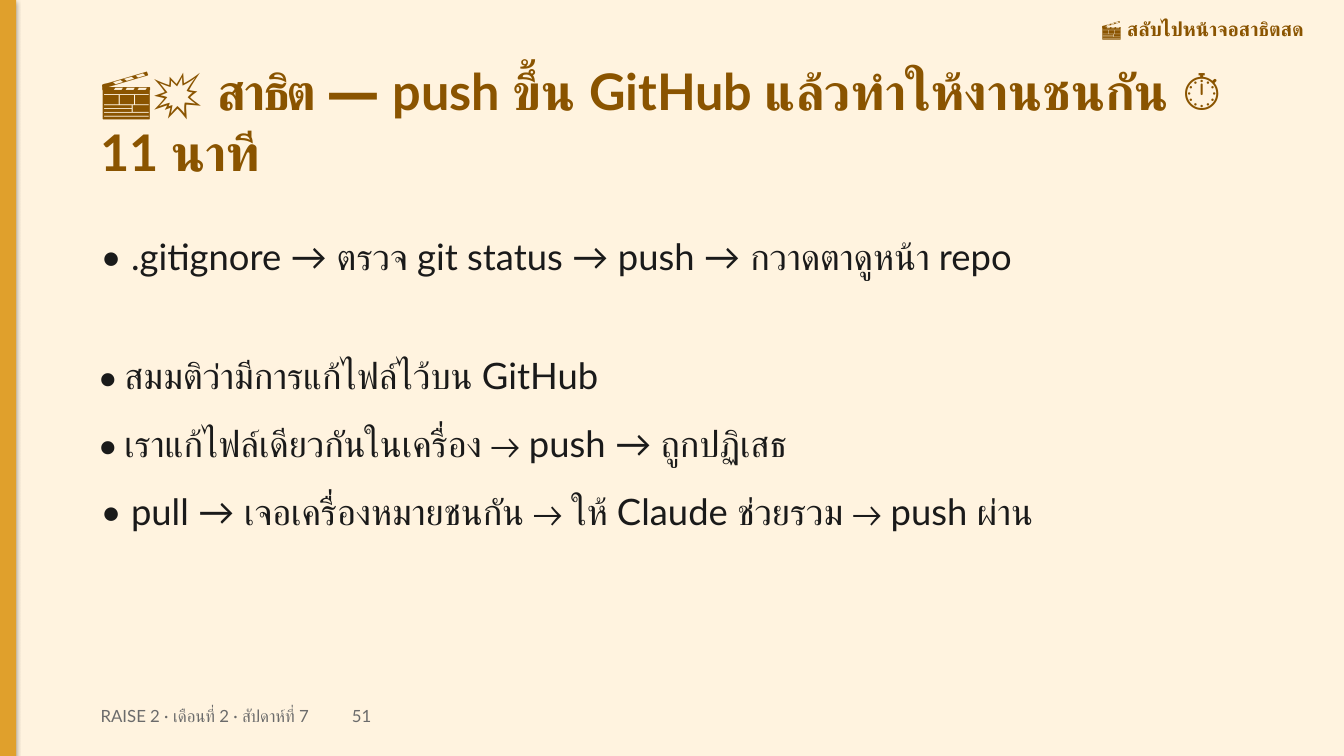
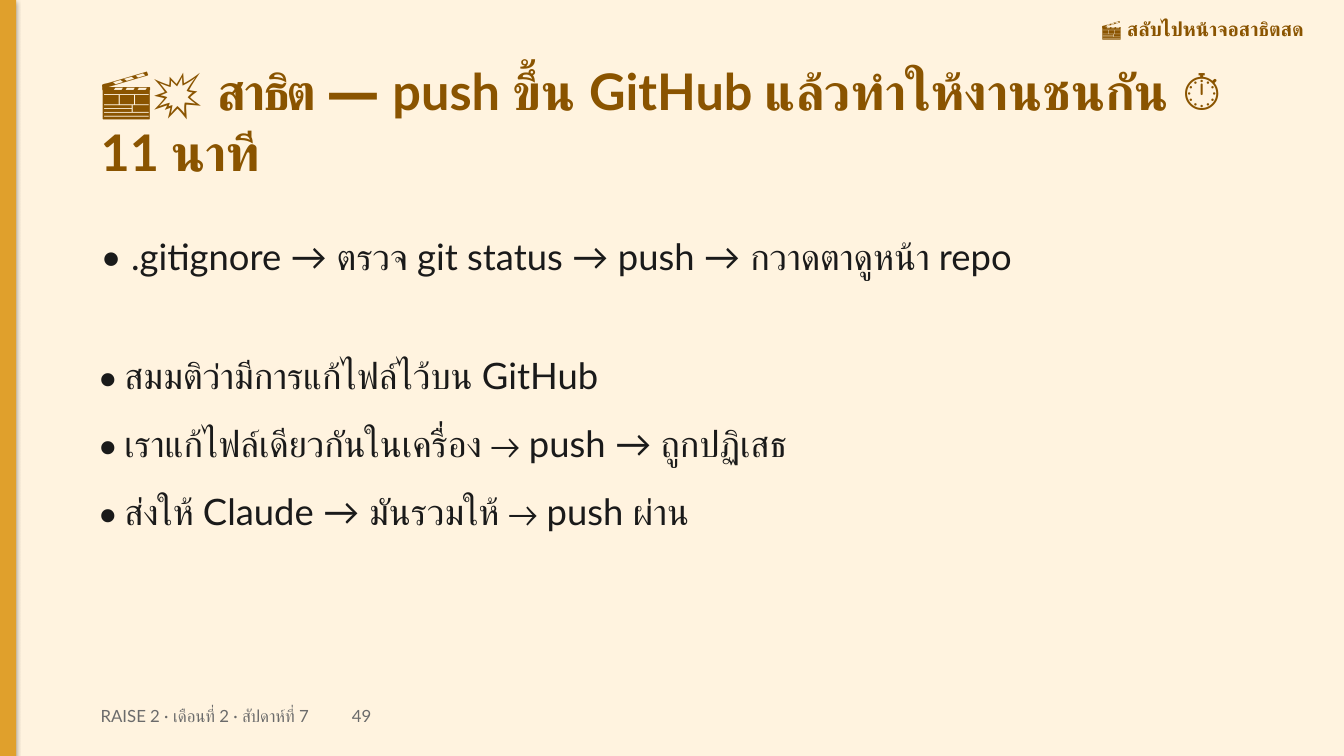
Before and after one commit to cnacha-mfu/raise2-module2, a slide deck: slide 49 of materials/week7/w7-slides.pptx (slide 51 before the commit). Drawn at 1344x756 pixels with LibreOffice and Linux fonts; fonts in the diff are those of the drawing. Boxes give left, top, right and bottom in pixels: in the first picture for what was removed or moved away, otherwise in the second. Text is boxed around its words. In the diff, an @@ line names an element or a change of style, - is before the commit and + after.

Commit message:
สัปดาห์ 7: ตัดสไลด์ Git เหลือ 12 นาที (คำสั่งยกให้ Claude · สอนแค่ 3 อย่างที่ AI ทำแทนไม่ได้) · เปลี่ยน 'ห้าม fork' เป็นให้ clone week6-start แล้วเริ่มประวัติ git ใหม่

```diff
--- a/materials/week7/w7-slides.pptx
+++ b/materials/week7/w7-slides.pptx
@@ text at (124, 497, 689, 532): text changed @@
-• pull → เจอเครื่องหมายชนกัน → ให้ Claude ช่วยรวม → push ผ่าน
+• ส่งให้ Claude → มันรวมให้ → push ผ่าน
@@ text at (101, 709, 371, 722): text changed @@
-RAISE 2 · เดือนที่ 2 · สัปดาห์ที่ 7 51
+RAISE 2 · เดือนที่ 2 · สัปดาห์ที่ 7 49
```
Also in this commit, not shown: 20 other slides changed, 2 slides added, 4 slides removed, 12 other files.
